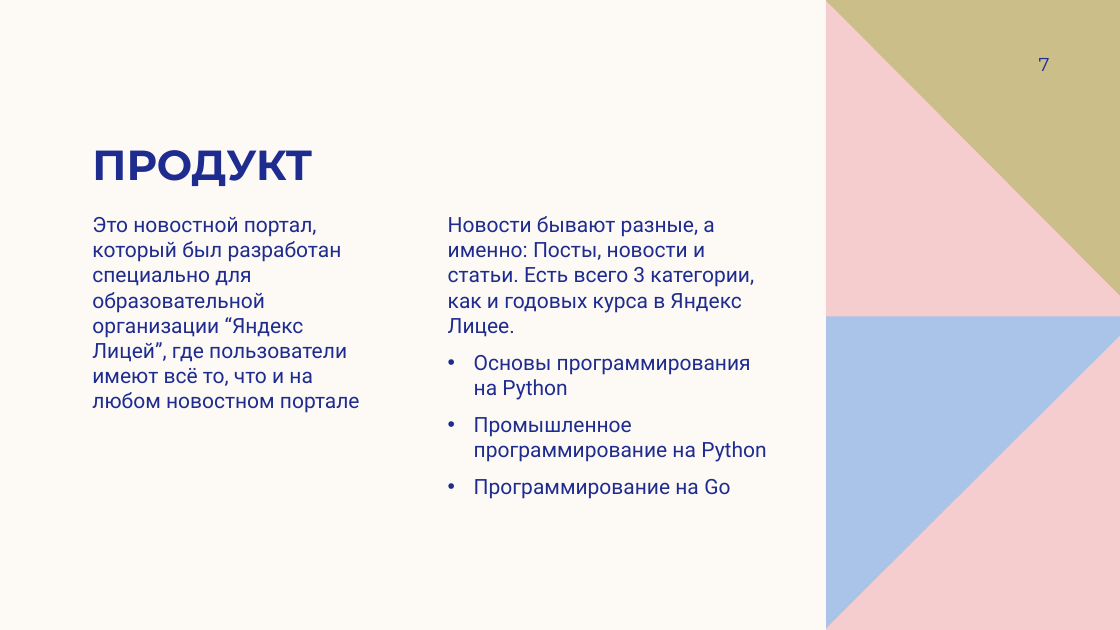
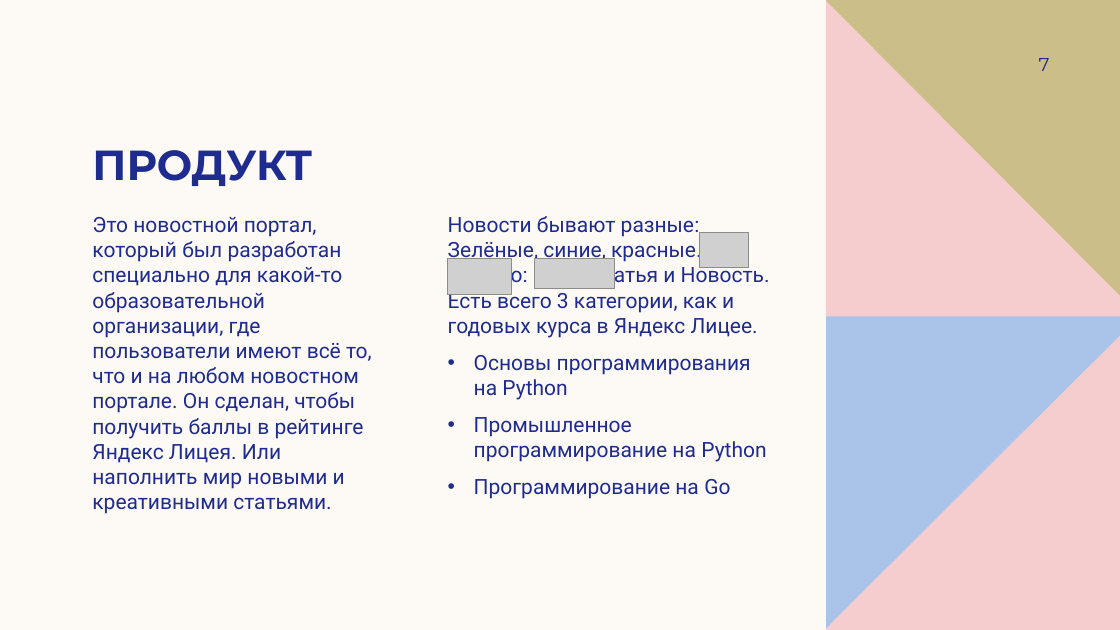
Before and after one commit to emerikko/news, a slide deck: slide 7 of Лицейский.pptx. Drawn at 1120x630 pixels with LibreOffice and Linux fonts; fonts in the diff are those of the drawing; grey boxes stand for pictures. Boxes give left, top, right and bottom in pixels: in the first picture for what was removed or moved away, otherwise in the second. Text is boxed around its words. In the diff, an @@ line names an element or a change of style, - is before the commit and + after.

```diff
--- a/Лицейский.pptx
+++ b/Лицейский.pptx
@@ text at bbox=[92, 217, 372, 514]: text changed @@
-Это новостной портал, который был разработан специально для образовательной организации “Яндекс Лицей”, где пользователи имеют всё то, что и на любом новостном портале
+Это новостной портал, который был разработан специально для какой-то образовательной организации, где пользователи имеют всё то, что и на любом новостном портале. Он сделан, чтобы получить баллы в рейтинге Яндекс Лицея. Или наполнить мир новыми и креативными статьями.
@@ text at bbox=[448, 216, 770, 338]: text changed @@
-Новости бывают разные, а именно: Посты, новости и статьи. Есть всего 3 категории, как и годовых курса в Яндекс Лицее.
+Новости бывают разные: Зелёные, синие, красные. А именно: Пост, Статья и Новость. Есть всего 3 категории, как и годовых курса в Яндекс Лицее.
@@ picture added at bbox=[699, 233, 749, 268] @@
@@ picture added at bbox=[448, 259, 512, 295] @@
@@ picture added at bbox=[534, 259, 615, 289] @@
```
Also in this commit, not shown: 7 other slides changed, 3 slides added, 3 slides removed, 1 other file.
